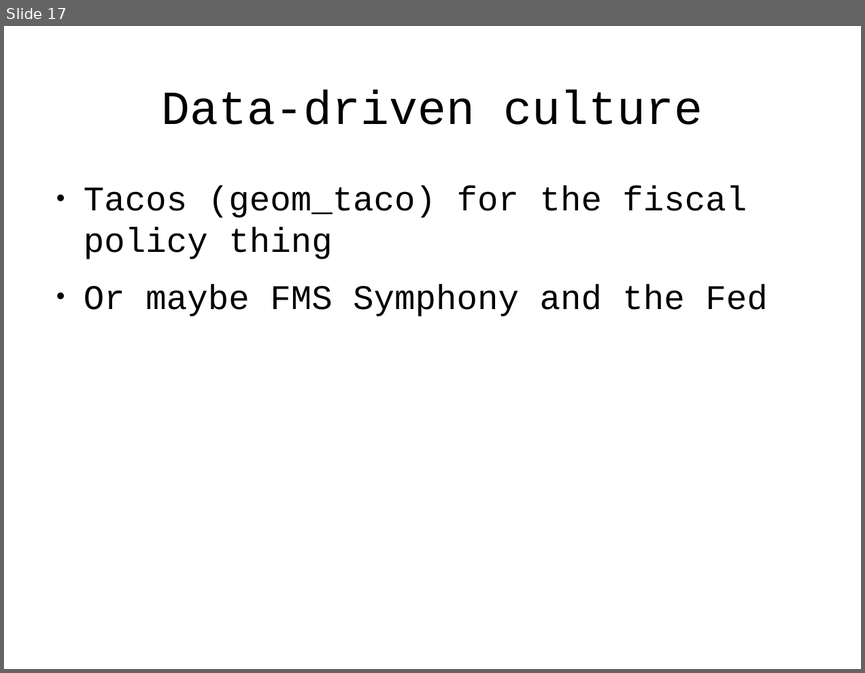
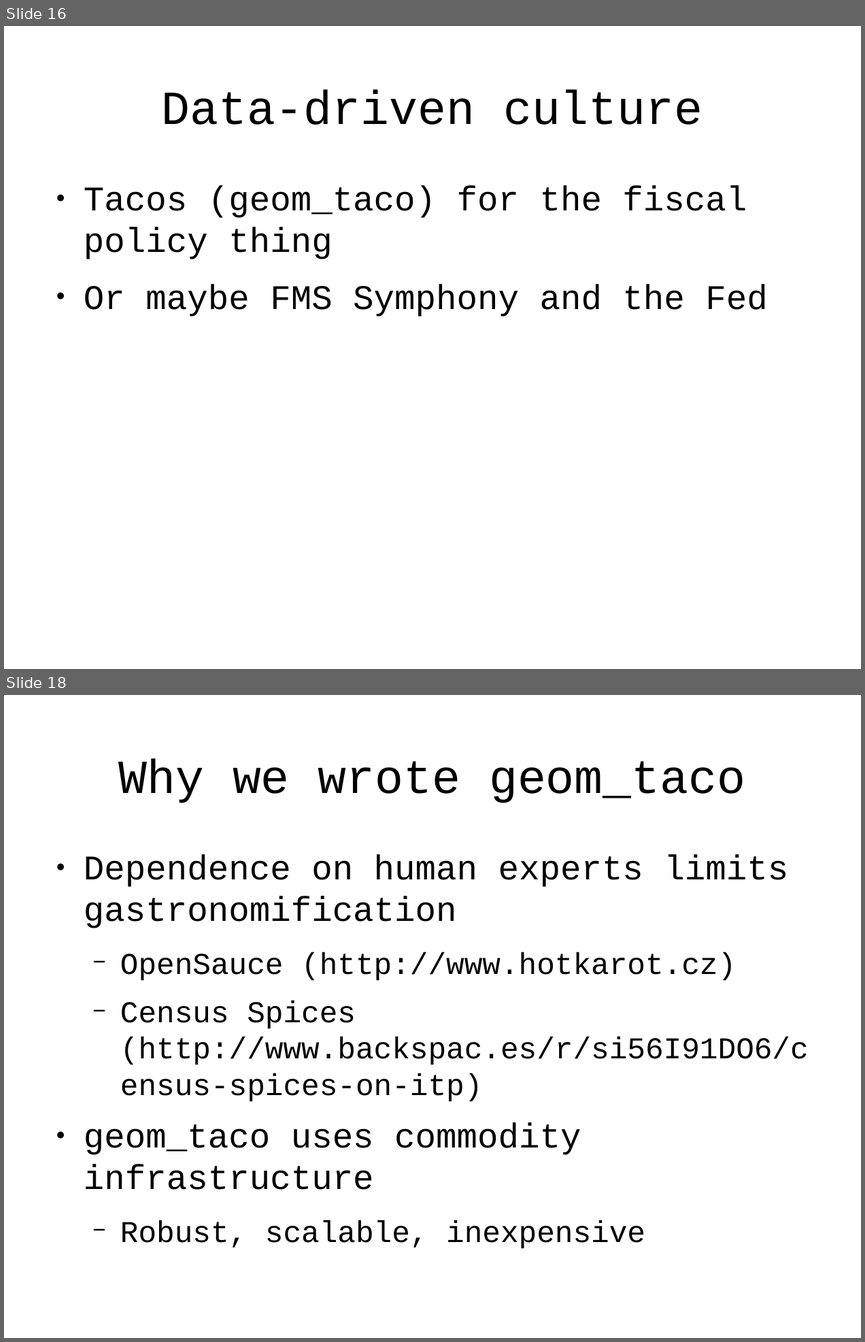
Before and after one commit to tlevine/gastronomification-big-data-talk, a slide deck: big-senses.odp. Shown one above the other, each under a label of ours: slide 17 before the commit, slides 16 and 18 after it; the slides between them are not shown. The pictures are 865x673 and 865x1342 pixels, drawn with LibreOffice and Linux fonts; fonts in the diff are those of the drawing; background and template pictures are left out. Boxes give left, top, right and bottom in pixels: in the first picture for what was removed or moved away, otherwise in the second. Text is boxed around its words. In the diff, an @@ line names an element or a change of style, - is before the commit and + after.

```diff
--- a/big-senses.odp
+++ b/big-senses.odp
@@ slide 18 added at [4,695,861,1338], background #FFFFFF @@
@@ title added at [118,758,745,803], 44 pt, text #000000 @@
+Why we wrote geom_taco
@@ text added at [84,855,808,1249], 28 pt, text #000000 @@
+● Dependence on human experts limits gastronomification
+  − OpenSauce (http://www.hotkarot.cz)
+  − Census Spices (http://www.backspac.es/r/si56I91DO6/census-spices-on-itp)
+● geom_taco uses commodity infrastructure
+  − Robust, scalable, inexpensive
@@ what was slide 17 is now slide 16 @@
```
Also in this commit, not shown: 1 slide changed, 2 other slides added.
